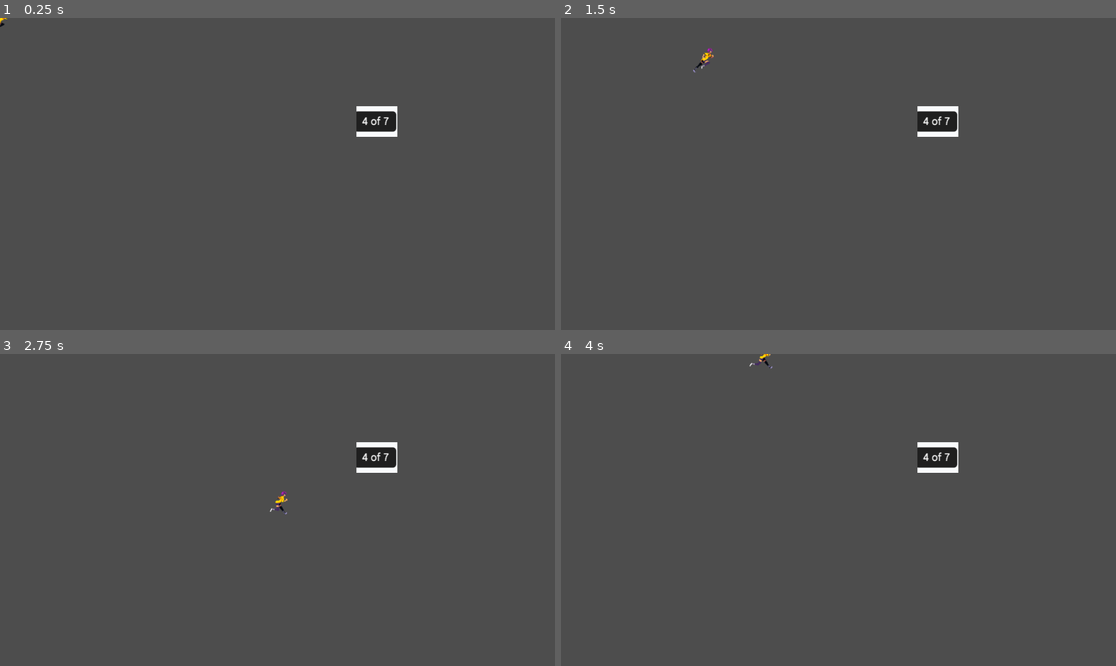
Above: before the commit, frames 1-4 (two rows, left to right).
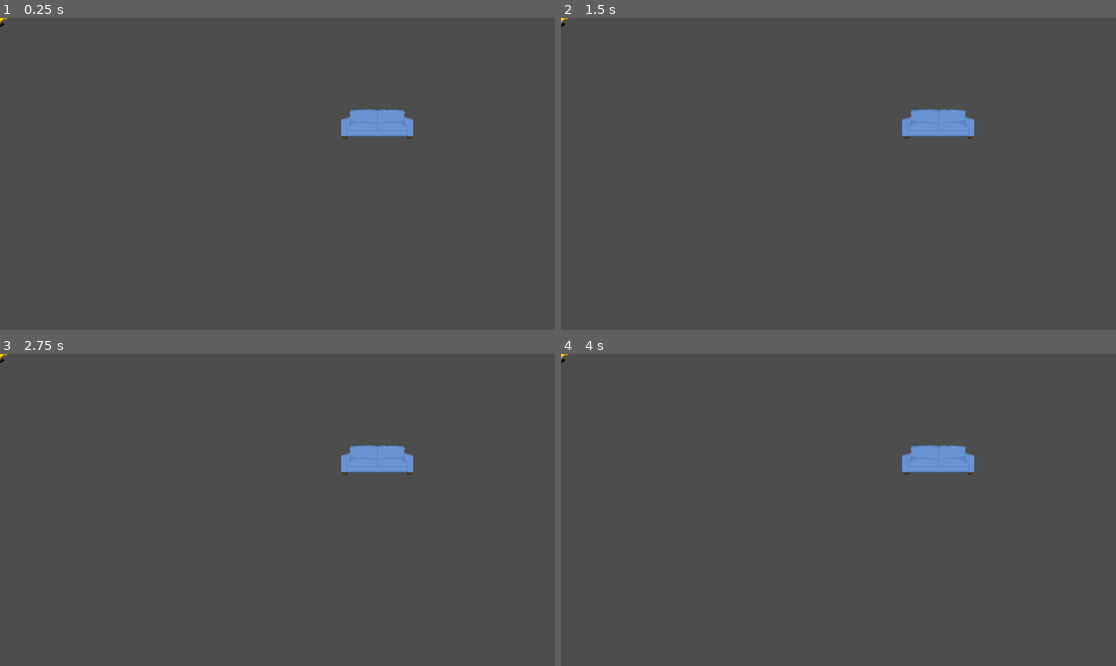
Above: after the commit, the same moments.

Repository: nugamestudioclub/Parallax
Game: Godot game, scene res://test_scene.tscn
Two runs of this game, one before a commit and one after it. Both use one fixed random seed, a clock stepped at 60 frames per second and the inputs below. The project has no main scene, so this scene is started directly.
Inputs:
- Up to frame 1 (0.25 s): no input
- Up to frame 2 (1.5 s): tap Enter at 0.5 s; hold Right (move_right) 0.53-1.28 s; hold Down (move_down) from 1.28 s (still down)
- Up to frame 3 (2.75 s): release Down (move_down) at 2.03 s; hold Right (move_right) from 2.03 s (still down)
- Up to frame 4 (4 s): release Right (move_right) at 2.78 s; hold Up (move_up) 2.78-3.53 s; hold Left (move_left) from 3.53 s (still down)

The runs differ from the first frame. In frame 1, 1.1% of the frame differs, in the area x 61-75%, y 28-39%; in frame 2, 1.2%, in the area x 0-75%, y 0-39%; in frame 3, 1.2%; in frame 4, 1.2%.

Commit message:
Revert "Revert "Merge branch 'main' of https://github.com/nugamestudioclub/Parallax""
This reverts commit 7f831a0c3baae093ccfeca61b14e361bfe1fea9b.

Diff:
--- /dev/null
+++ b/player_interact.gd
@@ -0,0 +1,3 @@
+extends CharacterBody2D
+
+#script for interaction here
--- a/player_new.tscn
+++ b/player_new.tscn
@@ -1,7 +1,7 @@
 [gd_scene load_steps=12 format=3 uid="uid://dfbehluabfs6p"]
 
+[ext_resource type="Script" path="res://player_interact.gd" id="1_37ytc"]
 [ext_resource type="Texture2D" uid="uid://g7827kypk2rm" path="res://2d_sprite_animation_assets/run_animation/run-1.png" id="1_530w2"]
-[ext_resource type="Script" path="res://player_controller.gd" id="1_ehkfp"]
 [ext_resource type="Texture2D" uid="uid://bpcpmshuvtjdc" path="res://2d_sprite_animation_assets/run_animation/run-2.png" id="2_cb5p1"]
 [ext_resource type="Texture2D" uid="uid://bcbgtx5jwvdyj" path="res://2d_sprite_animation_assets/run_animation/run-3.png" id="3_4k4uy"]
 [ext_resource type="Texture2D" uid="uid://d2c28q67utmim" path="res://2d_sprite_animation_assets/run_animation/run-4.png" id="4_2mb5c"]
@@ -47,7 +47,7 @@
 height = 70.0
 
 [node name="CharacterBody2D" type="CharacterBody2D"]
-script = ExtResource("1_ehkfp")
+script = ExtResource("1_37ytc")
 
 [node name="AnimatedSprite2D" type="AnimatedSprite2D" parent="."]
 sprite_frames = SubResource("SpriteFrames_nwa2r")
--- a/test_collision.tscn
+++ b/test_collision.tscn
@@ -1,15 +1,15 @@
 [gd_scene load_steps=3 format=3 uid="uid://gm4n7jdwqj67"]
 
-[ext_resource type="Texture2D" uid="uid://btbcba2kofjqa" path="res://2d_sprite_animation_assets/Screenshot 2023-11-09 at 2.41.40 PM.png" id="1_xe3ic"]
+[ext_resource type="Texture2D" uid="uid://dv47e6iqrkhgn" path="res://2d_sprite_animation_assets/sofa.png" id="1_m6n1k"]
 
 [sub_resource type="RectangleShape2D" id="RectangleShape2D_yp8e5"]
-size = Vector2(86, 65)
+size = Vector2(150, 63.5)
 
 [node name="StaticBody2D" type="StaticBody2D"]
 
 [node name="Sprite2D" type="Sprite2D" parent="."]
-texture = ExtResource("1_xe3ic")
+texture = ExtResource("1_m6n1k")
 
 [node name="CollisionShape2D" type="CollisionShape2D" parent="."]
-position = Vector2(0, -0.5)
+position = Vector2(0, 5.75)
 shape = SubResource("RectangleShape2D_yp8e5")
Binary file added: 2d_sprite_animation_assets/sofa.png
Not shown, added: 2d_sprite_animation_assets/sofa.png.import
